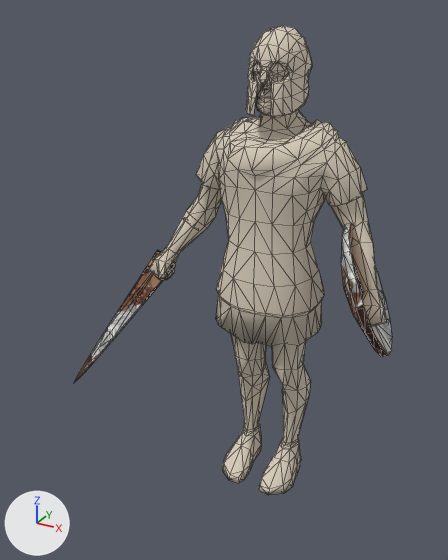
A saved change to the glTF model public/assets/unit-models/34-myrmidon.glb.
One viewpoint serves both versions: a 50 mm camera at (1.05, -2.34, 2.18) aimed at (-0.14, -0.16, 1.09). Lighting does not change. The marker at lower left points along +X, +Y and +Z. The first picture is the older version. Mesh edges are drawn as thin lines. Vertices at exactly the same position are counted once.
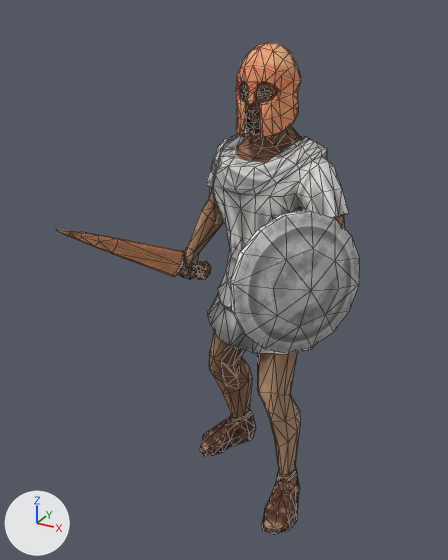
Patch to the scene script:
```diff
--- a/public/assets/unit-models/34-myrmidon.glb.py
+++ b/public/assets/unit-models/34-myrmidon.glb.py
@@ img_image_2 @@
+img_image_2 = load_image('Image_2', '_unpacked/Image_2', 256, 256, 'sRGB')
@@ img_image_3 @@
+img_image_3 = load_image('Image_3', '_unpacked/Image_3', 256, 256, 'sRGB')
@@ img_image_1 @@
+img_image_1 = load_image('Image_1', '_unpacked/Image_1', 256, 256, 'sRGB')
@@ mat_material_0 @@
 mat_material_0 = principled_material('Material_0')
-mat_material_0.base_color = (0.72, 0.64, 0.52)  # pale yellow #ddd1bf
+mat_material_0.texture = img_image_0
 mat_material_0.metallic = 0.05
-mat_material_0.roughness = 0.9
+mat_material_0.roughness = 0.85
@@ mat_material_1 @@
 mat_material_1 = principled_material('Material_1')
-mat_material_1.texture = img_image_0
+mat_material_1.texture = img_image_1
 mat_material_1.metallic = 0.05
@@ mat_material_2 @@
+mat_material_2 = principled_material('Material_2')
+mat_material_2.texture = img_image_2
+mat_material_2.metallic = 0.05
+mat_material_2.roughness = 0.85
@@ mat_material_3 @@
+mat_material_3 = principled_material('Material_3')
+mat_material_3.texture = img_image_3
+mat_material_3.metallic = 0.05
+mat_material_3.roughness = 0.85
@@ me_mesh_0 @@
 # used by ob_mesh_0; location = (0.0, 0.0, 0.0)
-me_mesh_0.from_pydata(...)  # 1059 vertices, 2052 faces; spans x -0.85..0.6, y -0.42..0.23, z 0.01..2.12
+me_mesh_0.from_pydata(...)  # 1059 vertices, 2052 faces; spans x -0.55..0.44, y -0.72..0.39, z 0.01..2.06
+# me_mesh_0 part 1: the loose piece of 149 vertices spanning x -0.12..0.12, y -0.13..0.18, z 1.79..2.12 is multiplied about its middle by the matrix ((1.0, 0.009, -0.026), (-0.011, 0.997, -0.083), (0.025, 0.083, 0.996)), then moved by (-0.01, -0.08, -0.06)
+# me_mesh_0 part 2: the loose piece of 102 vertices spanning x -0.85..-0.37, y -0.42..0.05, z 0.49..1.29 is multiplied about its middle by the matrix ((-0.125, -0.754, 0.645), (-0.004, 0.65, 0.76), (-0.992, 0.093, -0.084)), then moved by (0.11, -0.08, 0.29)
+# me_mesh_0 part 3: the loose piece of 45 vertices spanning x 0.33..0.6, y -0.33..0.22, z 0.88..1.39 is multiplied about its middle by the matrix ((-0.704, 0.328, -0.63), (0.616, 0.723, -0.313), (0.353, -0.608, -0.711)), then moved by (-0.19, -0.29, 0.1)
+# me_mesh_0 part 4: 763 of 1059 vertices moved; they spanned x -0.56..0.56, y -0.18..0.23, z 0.01..2.09 and now span x -0.52..0.39, y -0.48..0.39, z 0.01..2.03; mean shift (-0.02, -0.05, -0.03); largest move (0.56, -0.11, 1.04) -> (0.15, -0.48, 1.15)
+# me_mesh_0 part 5: 258 of the faces centred in x -0.12..0.12, y -0.13..0.17, z 1.8..2.1 switch from mat_material_0 (pale yellow #ddd1bf) to mat_material_1 (picture img_image_1)
+# me_mesh_0 part 6: 200 of the faces centred in x -0.83..-0.37, y -0.4..0.05, z 0.52..1.28 switch from mat_material_1 (picture img_image_0) to mat_material_2 (picture img_image_2)
+# me_mesh_0 part 7: 86 of the faces centred in x 0.33..0.59, y -0.32..0.21, z 0.89..1.39 switch from mat_material_1 (picture img_image_0) to mat_material_3 (picture img_image_3)
```

Where the change shows, as pixel boxes (x1, y1, x2, y2) in the pictures (448 x 560 px; the box of a moved part takes in the faces that stretch with it):
'Mesh_0', surface changed, reshaped, recoloured: before (74, 26, 392, 495); after (58, 42, 359, 534)
part 1 of me_mesh_0, moved or reshaped: before (245, 26, 312, 117); after (236, 42, 301, 138)
part 2 of me_mesh_0, moved or reshaped: before (74, 218, 184, 383); after (58, 230, 211, 280)
part 3 of me_mesh_0, moved or reshaped: before (341, 223, 392, 357); after (230, 210, 359, 353)
part 4 of me_mesh_0, moved or reshaped: before (149, 62, 387, 495); after (178, 83, 349, 534)
part 5 of me_mesh_0, recoloured: before (245, 26, 312, 117); after (236, 42, 301, 138)
part 6 of me_mesh_0, recoloured: before (74, 218, 184, 383); after (58, 230, 211, 280)
part 7 of me_mesh_0, recoloured: before (341, 223, 392, 357); after (230, 210, 359, 353)
